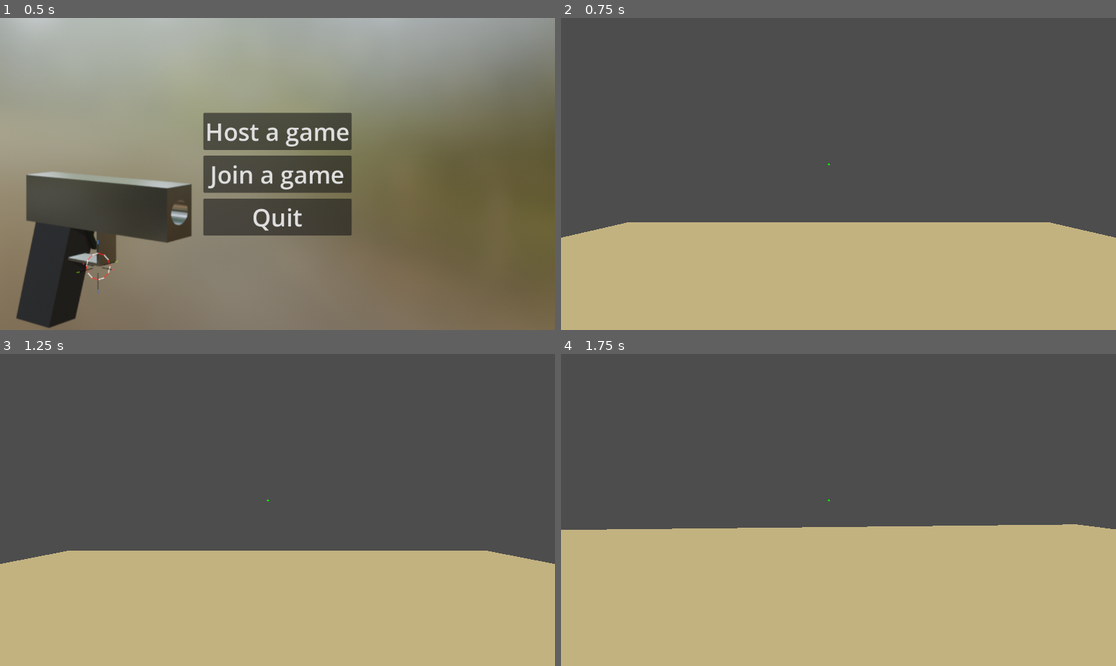
Above: before the commit, frames 1-4 (two rows, left to right).
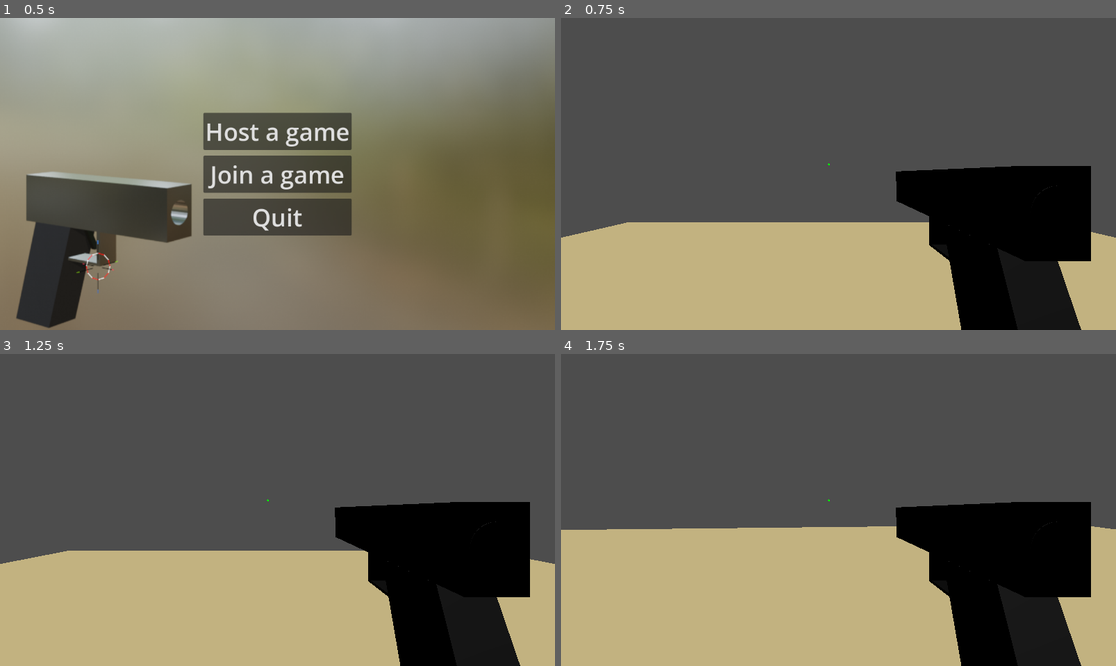
Above: after the commit, the same moments.

Repository: GazizVR/special-shot
Game: Godot game, scene res://scenes/Menu.tscn
The game is run twice, just before and just after one commit, with the same random seed, the same clock (stepped at 60 frames per second) and the same inputs.
Inputs (mouse positions are in pixels of both pictures, inside the frame that each line leads up to):
- Up to frame 1 (0.5 s): no input
- Up to frame 2 (0.75 s): click "Host a game" at 0.5 s
- Up to frame 3 (1.25 s): no input
- Up to frame 4 (1.75 s): tap Enter at 1.25 s; move the mouse to (866, 510) at 1.27 s; hold W (walk_forward) from 1.28 s (still down); tap Ctrl (crouch) at 1.35 s

Frame 1 is identical in both runs. In frame 2, 14% of the frame differs, in the area x 60-96%, y 47-100%; in frame 3, 14%; in frame 4, 14%.

Commit message:
gun: добовление в мултиплеер

Diff:
--- a/scenes/Game.tscn
+++ b/scenes/Game.tscn
@@ -84,7 +84,7 @@
 text = "Menu"
 
 [node name="MultiplayerSpawner" type="MultiplayerSpawner" parent="." unique_id=1452207389]
-_spawnable_scenes = PackedStringArray("uid://b8oxkj8oidru1")
+_spawnable_scenes = PackedStringArray("uid://b8oxkj8oidru1", "uid://dfgm1lnq7yylj", "uid://ulnt8khld6xx")
 spawn_path = NodePath("..")
 script = ExtResource("2_qbsmt")
 network_player = ExtResource("2_s0nni")
--- a/scenes/Gun.tscn
+++ b/scenes/Gun.tscn
@@ -7,9 +7,9 @@
 [node name="Gun" type="Node3D" unique_id=1689518192]
 script = ExtResource("1_ljf13")
 
-[node name="Model" parent="." unique_id=250887087 instance=ExtResource("2_h5px7")]
+[node name="Model" parent="." unique_id=871008107 instance=ExtResource("2_h5px7")]
 transform = Transform3D(-4.371139e-08, 0, -1, 0, 1, 0, 1, 0, -4.371139e-08, 0, 0, 0)
 
 [node name="Bullet" parent="." unique_id=1370444440 instance=ExtResource("3_ljf13")]
-transform = Transform3D(0.1, 0, 0, 0, -4.371139e-09, -0.1, 0, 0.1, -4.371139e-09, 0, 0.225, 0.31)
+transform = Transform3D(1, 0, 0, 0, -4.371139e-08, -1, 0, 1, -4.371139e-08, 0, 1.75, 3.8)
 visible = false
--- a/scenes/Player.tscn
+++ b/scenes/Player.tscn
@@ -35,7 +35,7 @@
 transform = Transform3D(-1, 0, -8.742278e-08, 0, 1, 0, 8.742278e-08, 0, -1, 0, 1.45, 0.25)
 
 [node name="Hand" type="Node3D" parent="CamPivot" unique_id=265009307]
-transform = Transform3D(1, 0, 0, 0, 1, 0, 0, 0, 1, -0.75, 1, 1.25)
+transform = Transform3D(1, 0, -1.4210855e-14, 0, 1, 0, 0, 0, 1, -4, -1, 7)
 
 [node name="CanvasLayer" type="CanvasLayer" parent="." unique_id=376558683]
 
--- a/scripts/network_handler.gd
+++ b/scripts/network_handler.gd
@@ -2,7 +2,7 @@
 
 var peer: ENetMultiplayerPeer
 const HOST: String = "localhost"
-const PORT: int = 3333
+const PORT: int = 8080
 
 func init_server() -> void:
 	peer = ENetMultiplayerPeer.new()
--- a/scripts/player.gd
+++ b/scripts/player.gd
@@ -1,6 +1,9 @@
 extends CharacterBody3D
 
 @export var mouseSensetivity = 0.001
+
+func to_hand(node: Node3D) -> void:
+	$CamPivot/Hand.add_child(node)
 
 func _enter_tree() -> void:
 	set_multiplayer_authority(name.to_int())
--- a/scripts/spawner_mp.gd
+++ b/scripts/spawner_mp.gd
@@ -12,3 +12,7 @@
 	var player = network_player.instantiate()
 	player.name = str(id)
 	get_node(spawn_path).call_deferred("add_child",player)
+
+	var gunScene = preload("res://scenes/Gun.tscn")
+	var gun = gunScene.instantiate()
+	player.call_deferred("to_hand",gun)
Binary file changed: assets/models/Gun.glb
